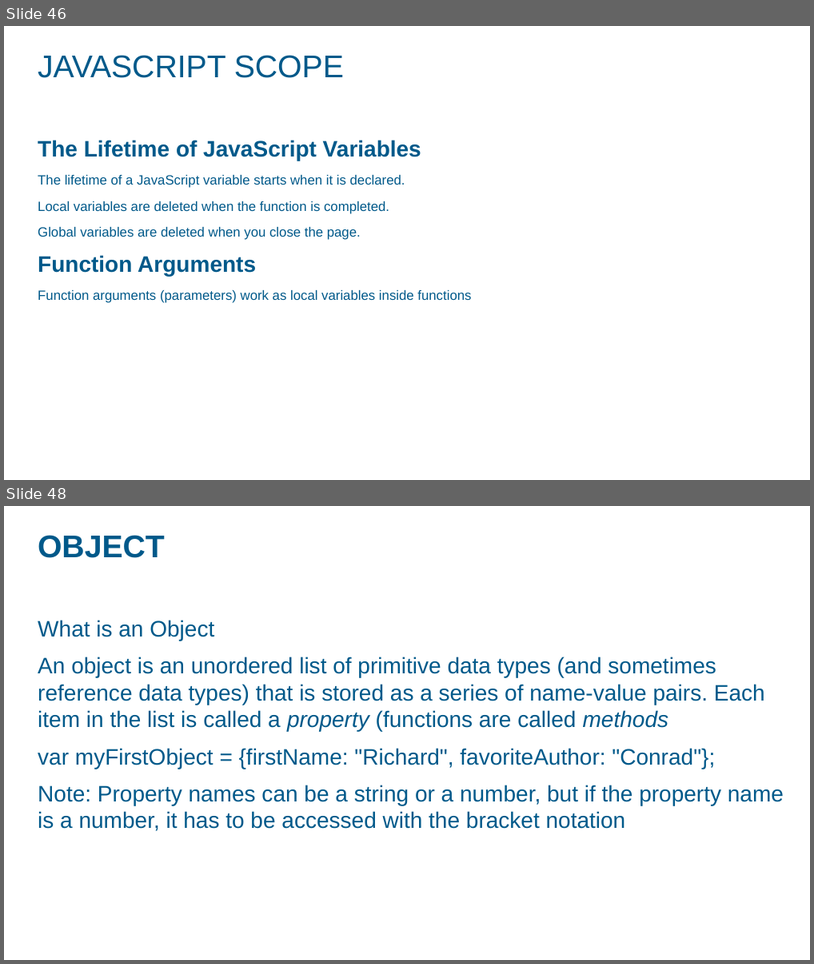
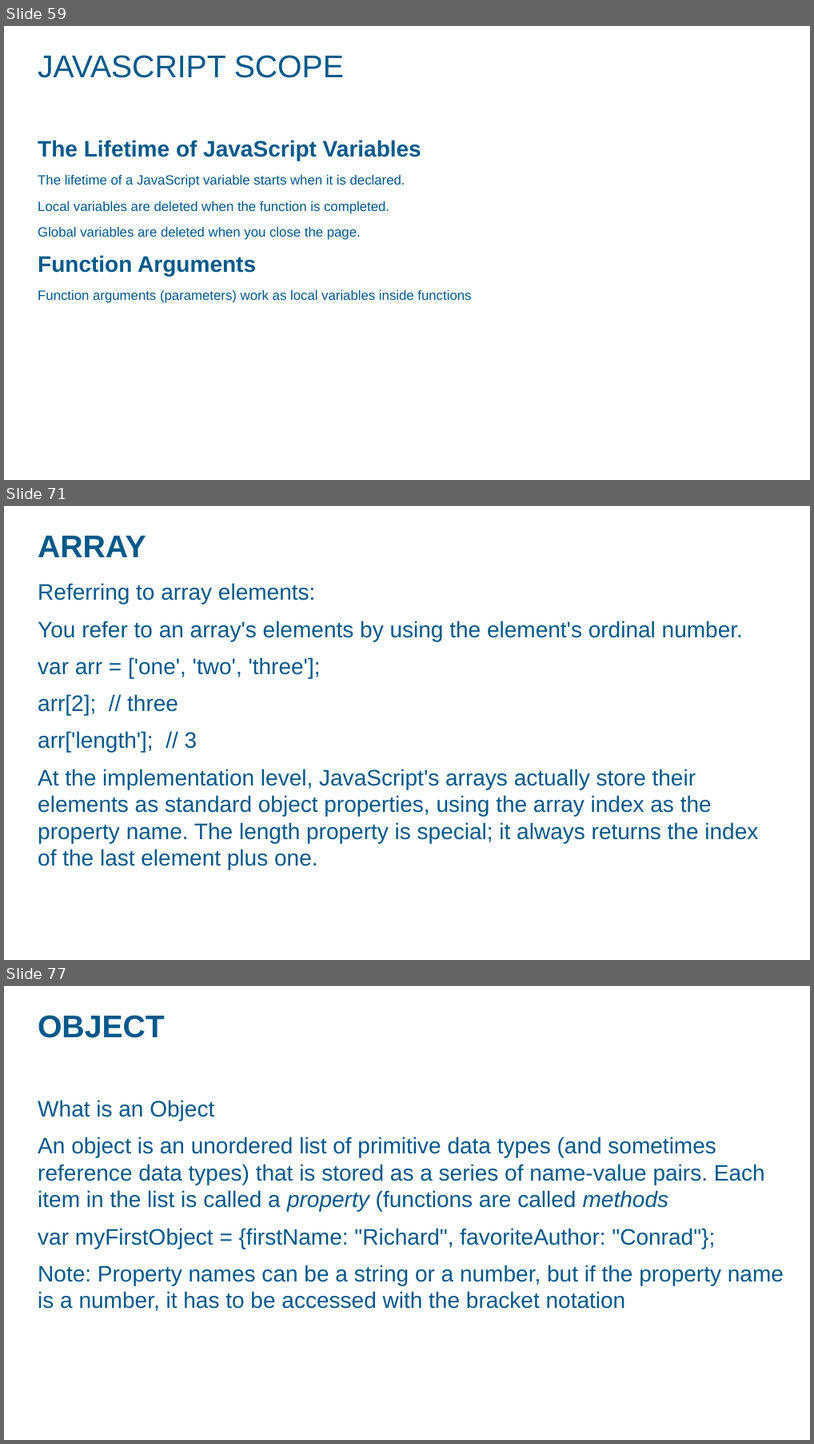
Before and after one commit to ashok07iet/java-script-sample-code, a slide deck: doc/javascript.pptx. Shown one above the other, each under a label of ours: slides 46 and 48 before the commit, slides 59, 71 and 77 after it; the slides between them are not shown. The pictures are 814x964 and 814x1444 pixels, drawn with LibreOffice and Linux fonts; fonts in the diff are those of the drawing; background and template pictures are left out. Boxes give left, top, right and bottom in pixels: in the first picture for what was removed or moved away, otherwise in the second. Text is boxed around its words. In the diff, an @@ line names an element or a change of style, - is before the commit and + after.

```diff
--- a/doc/javascript.pptx
+++ b/doc/javascript.pptx
@@ slide 71 added at (4,506,810,960), background picture (left out) @@
@@ title added at (38,536,146,557), 28 pt, text #00598A, bold @@
+ARRAY
@@ text added at (38,583,758,870), 20 pt, text #00598A @@
+Referring to array elements:
+You refer to an array's elements by using the element's ordinal number.
+var arr = ['one', 'two', 'three'];
+arr[2]; // three
+arr['length']; // 3
+At the implementation level, JavaScript's arrays actually store their elements as standard object properties, using the array index as the property name. The length property is special; it always returns the index of the last element plus one.
@@ what was slide 46 is now slide 59 @@
@@ what was slide 48 is now slide 77 @@
```
Also in this commit, not shown: 2 slides changed, 28 other slides added, 2 other files.
